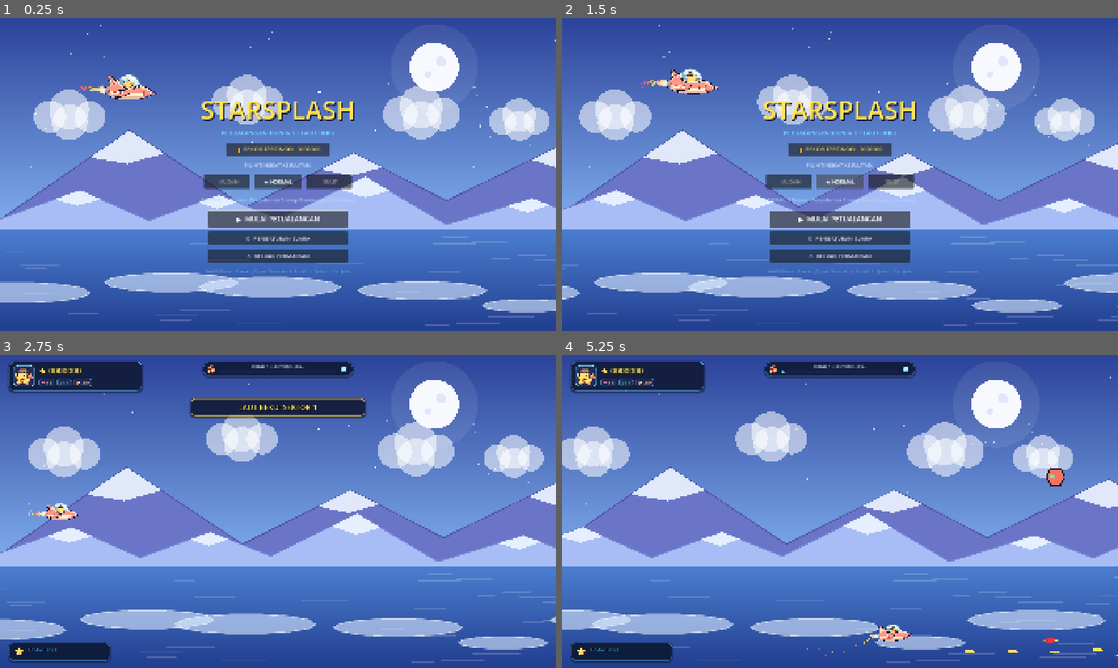
Above: before the commit, frames 1-4 (two rows, left to right).
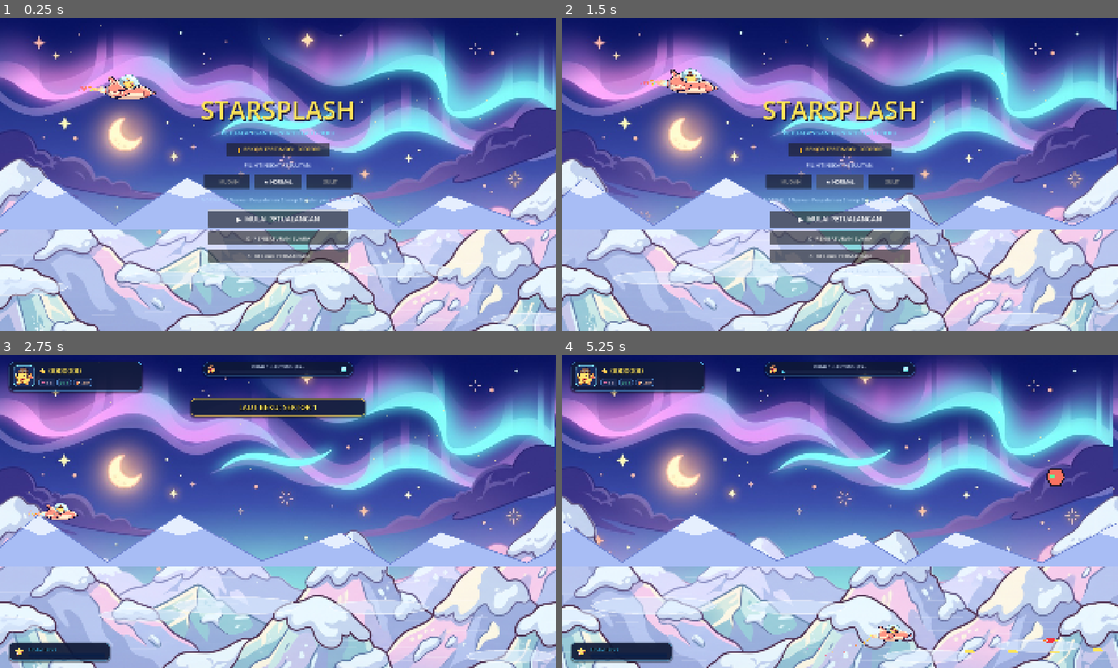
Above: after the commit, the same moments.

Repository: IhsanDwiPutra/Starsplash
Game: Godot game, scene res://scenes/ui/main_menu.tscn
Same seed, same stepped clock (60 frames per second), same inputs: the game is played once before the commit and once after it.
Inputs:
- Up to frame 1 (0.25 s): no input
- Up to frame 2 (1.5 s): click "★ NORMAL" at 0.5 s; click "★ NORMAL" at 1.25 s
- Up to frame 3 (2.75 s): click "▶ MULAI PETUALANGAN" at 2 s
- Up to frame 4 (5.25 s): hold D (move_right) 2.78-3.53 s; hold J (fire) 2.78-3.53 s; hold S (move_down) 3.53-4.28 s; tap J (fire) at 3.6 s; hold D (move_right) 4.28-5.03 s; hold J (fire) 4.28-5.03 s; tap K (missile) at 4.35 s; hold W (move_up) from 5.03 s (still down); tap L (splash) at 5.1 s

The runs differ from the first frame. In frame 1, 86% of the frame differs, in the area x 0-100%, y 0-100%; in frame 2, 86%; in frame 3, 83%; in frame 4, 84%.

Commit message:
feat(bg): integrasi master layer background parallax aurora kosmik dan pegunungan es transparan

Diff:
--- a/scripts/fx/bg_layer.gd
+++ b/scripts/fx/bg_layer.gd
@@ -25,6 +25,10 @@
 	_items.append({"kind": "line", "a": from, "b": to, "color": color, "width": width})
 
 
+func add_texture(texture: Texture2D, rect: Rect2, modulate_color: Color = Color.WHITE) -> void:
+	_items.append({"kind": "texture", "tex": texture, "rect": rect, "modulate": modulate_color})
+
+
 func _process(delta: float) -> void:
 	if speed <= 0.0:
 		return
@@ -44,6 +48,8 @@
 
 func _draw_item(item: Dictionary) -> void:
 	match item["kind"]:
+		"texture":
+			draw_texture_rect(item["tex"], item["rect"], false, item["modulate"])
 		"poly":
 			draw_colored_polygon(item["pts"], item["color"])
 			var outline: Color = item["outline"]
--- a/scripts/fx/parallax_background.gd
+++ b/scripts/fx/parallax_background.gd
@@ -16,6 +16,9 @@
 const ICEBERG_OUTLINE: Color = Color(0.44, 0.52, 0.82)
 const SNOW: Color = Color(0.93, 0.96, 1.0, 0.9)
 
+const SkyboxTex: Texture2D = preload("res://assets/art/backgrounds/bg_skybox_aurora.jpg")
+const FarMountainsTex: Texture2D = preload("res://assets/art/backgrounds/bg_mountains_far.png")
+
 var _rng: RandomNumberGenerator = RandomNumberGenerator.new()
 
 
@@ -23,9 +26,8 @@
 	_rng.seed = 7
 	_build_sky()
 	_build_stars()
-	_build_clouds()
-	_build_mountains(FAR_MOUNTAIN, FAR_OUTLINE, 25.0, HORIZON_Y + 10.0, 230.0, 430.0, 260.0, 520.0)
-	_build_mountains(ICEBERG, ICEBERG_OUTLINE, 70.0, HORIZON_Y + 10.0, 90.0, 210.0, 160.0, 320.0)
+	_build_far_mountains()
+	_build_mountains(ICEBERG, ICEBERG_OUTLINE, 65.0, HORIZON_Y + 10.0, 90.0, 210.0, 160.0, 320.0)
 	_build_ripples()
 	_build_floes()
 
@@ -39,24 +41,23 @@
 
 
 func _build_sky() -> void:
-	var layer: BgLayer = _new_layer(0.0)
-	layer.add_gradient(
-		PackedVector2Array([Vector2(0, 0), Vector2(SCREEN.x, 0), Vector2(SCREEN.x, HORIZON_Y), Vector2(0, HORIZON_Y)]),
-		PackedColorArray([SKY_TOP, SKY_TOP, SKY_HORIZON, SKY_HORIZON]))
-	layer.add_gradient(
-		PackedVector2Array([Vector2(0, HORIZON_Y), Vector2(SCREEN.x, HORIZON_Y), Vector2(SCREEN.x, SCREEN.y), Vector2(0, SCREEN.y)]),
-		PackedColorArray([SEA_TOP, SEA_TOP, SEA_BOTTOM, SEA_BOTTOM]))
-	layer.add_circle(Vector2(1500.0, 170.0), 150.0, Color(1, 1, 1, 0.08))
-	layer.add_circle(Vector2(1500.0, 170.0), 85.0, Color(0.97, 0.97, 1.0, 1.0))
-	layer.add_circle(Vector2(1522.0, 150.0), 18.0, Color(0.88, 0.9, 0.98, 1.0))
-	layer.add_circle(Vector2(1478.0, 195.0), 12.0, Color(0.88, 0.9, 0.98, 1.0))
+	var layer: BgLayer = _new_layer(5.0)
+	layer.tile_width = 1920.0
+	layer.add_texture(SkyboxTex, Rect2(0.0, 0.0, 1920.0, 1080.0))
+
+
+func _build_far_mountains() -> void:
+	var layer: BgLayer = _new_layer(25.0)
+	layer.tile_width = 1920.0
+	# Skala proporsional 1920 x 1070, posisi Y di-offset agar puncak es pas di atas horizon laut
+	layer.add_texture(FarMountainsTex, Rect2(0.0, 90.0, 1920.0, 1070.0), Color(1.0, 1.0, 1.0, 0.98))
 
 
 func _build_stars() -> void:
-	var layer: BgLayer = _new_layer(8.0)
-	for i in 70:
-		var pos := Vector2(_rng.randf_range(20.0, TILE_W - 20.0), _rng.randf_range(20.0, 520.0))
-		layer.add_circle(pos, _rng.randf_range(1.5, 3.5), Color(1, 1, 1, _rng.randf_range(0.4, 0.9)))
+	var layer: BgLayer = _new_layer(10.0)
+	for i in 40:
+		var pos := Vector2(_rng.randf_range(20.0, TILE_W - 20.0), _rng.randf_range(20.0, 480.0))
+		layer.add_circle(pos, _rng.randf_range(1.5, 3.0), Color(1.0, 0.95, 0.7, _rng.randf_range(0.3, 0.7)))
 
 
 func _build_clouds() -> void:
Binary file added: assets/art/backgrounds/bg_mountains_far.png
Not shown, added: assets/art/backgrounds/bg_mountains_far.png.import
Binary file added: assets/art/backgrounds/bg_skybox_aurora.jpg
Not shown, added: assets/art/backgrounds/bg_skybox_aurora.jpg.import
Not shown, changed: docs/DECISIONS.md
